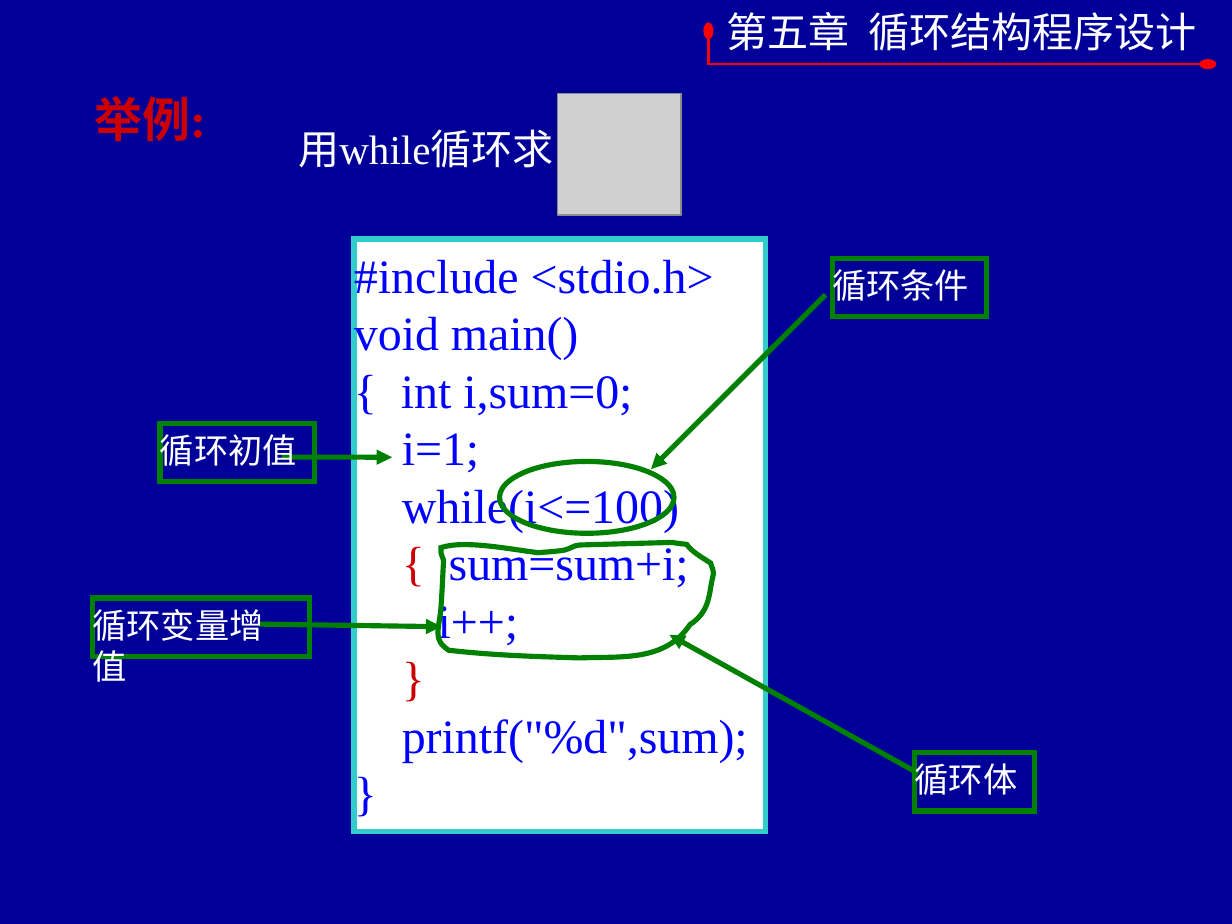
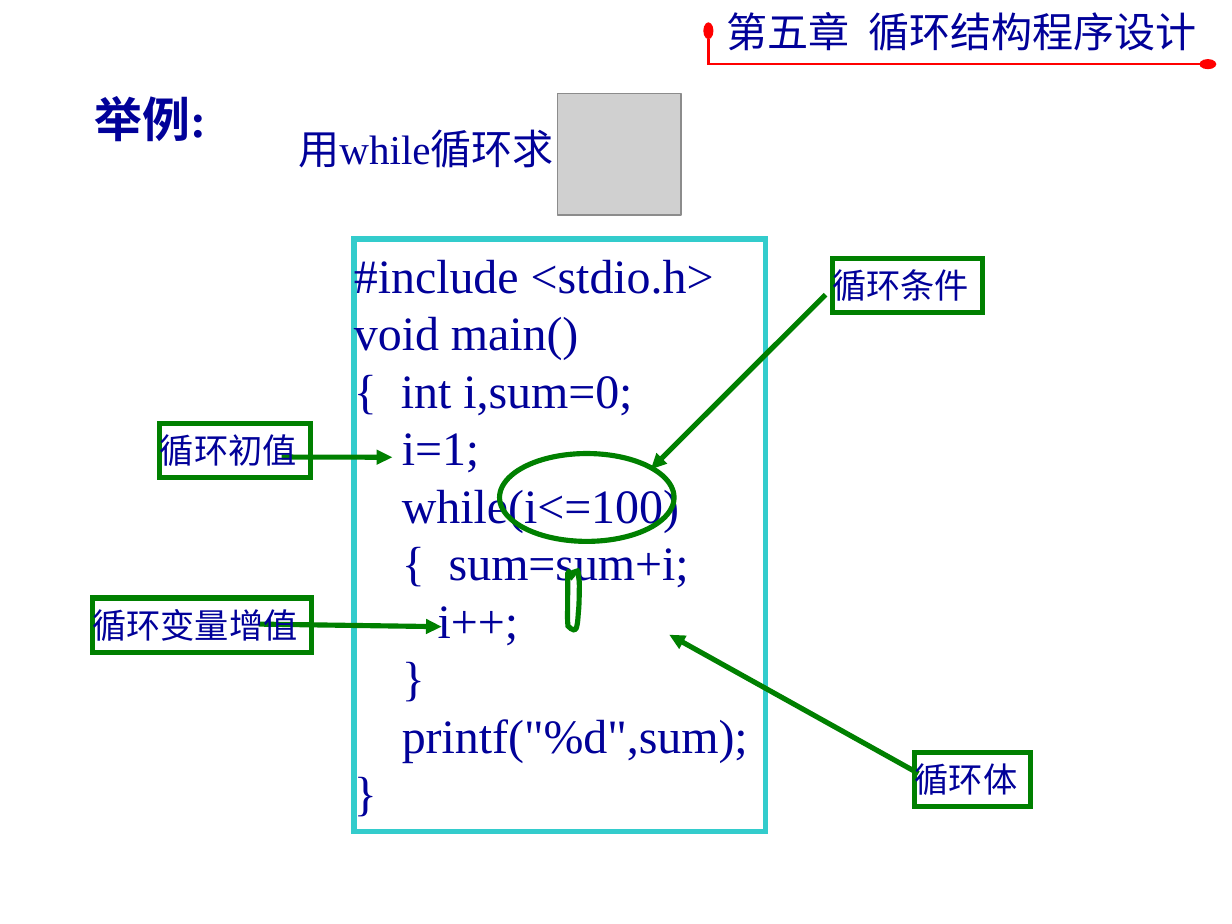
Before and after one commit to jtrfid/C-Repositories, a slide deck: slide 5 of 2016/C语言/课件/第5章 循环结构程序设计.pptx. Drawn at 1232x924 pixels with LibreOffice and Linux fonts; fonts in the diff are those of the drawing; grey boxes stand for pictures; background and template pictures are left out. Boxes give left, top, right and bottom in pixels: in the first picture for what was removed or moved away, otherwise in the second. Text is boxed around its words. In the diff, an @@ line names an element or a change of style, - is before the commit and + after.

```diff
--- a/2016/C语言/课件/第5章 循环结构程序设计.pptx
+++ b/2016/C语言/课件/第5章 循环结构程序设计.pptx
@@ background picture (left out) to #FFFFFF @@
@@ text "举例:" at [94,96,206,142]: text colour #CC0000 to #010199 @@
@@ rectangle "#include <stdio.h>" at [354,239,765,832]: text colour #0000FF to #010199; text colour #CC0000 to #010199 in "{", "}" @@
@@ rectangle "循环条件": place and size @@
-rectangle "循环条件" at [832,259,986,318]
+rectangle "循环条件" at [832,259,982,313]
@@ rectangle "循环初值": place and size @@
-rectangle "循环初值" at [160,424,314,483]
+rectangle "循环初值" at [160,424,310,478]
@@ ellipse: place and size @@
-ellipse at [500,462,675,533]
+ellipse at [500,453,675,541]
@@ freeform shape: place and size @@
-freeform shape at [431,540,715,662]
+freeform shape at [567,569,579,632]
@@ rectangle "循环变量增值": place and size @@
-rectangle "循环变量增值" at [92,598,309,657]
+rectangle "循环变量增值" at [92,598,312,652]
@@ text colour #FFFFFF to #010199 in 6 elements at [726,12,1197,51], [298,129,554,168], [92,598,312,652], [160,424,310,478], [832,259,982,313], [915,753,1031,807] @@
@@ rectangle "循环体": place and size @@
-rectangle "循环体" at [915,753,1035,812]
+rectangle "循环体" at [915,753,1031,807]
```
Also in this commit, not shown: 8 other slides changed.
